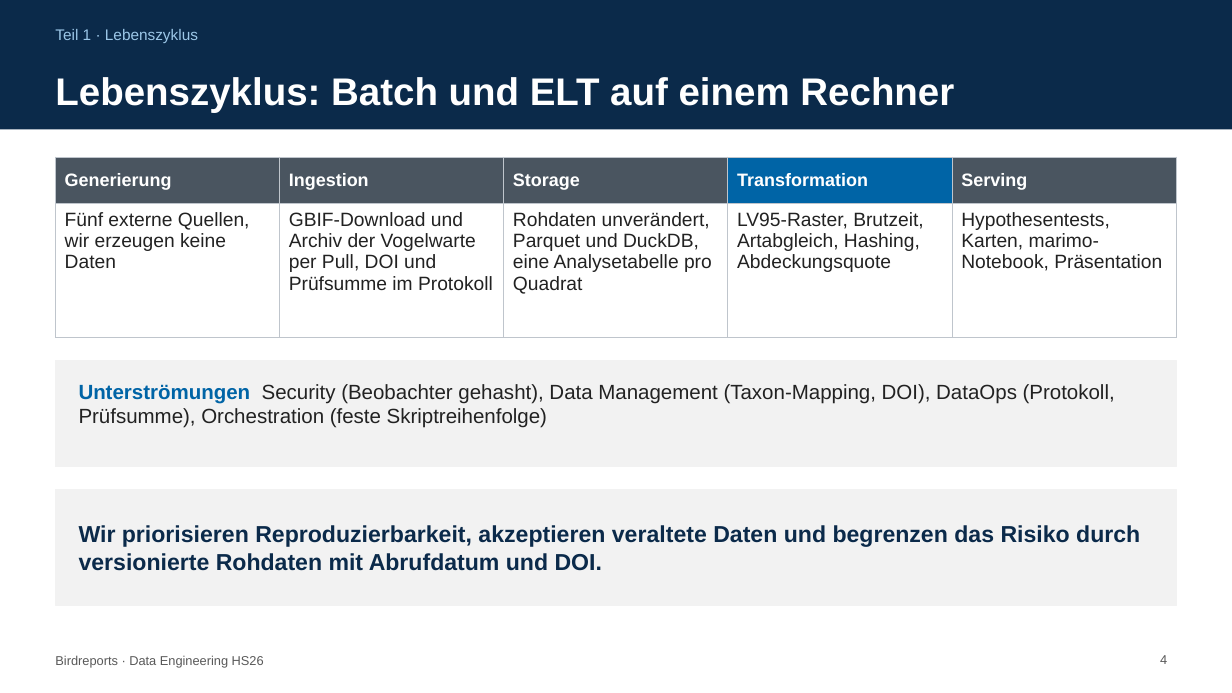
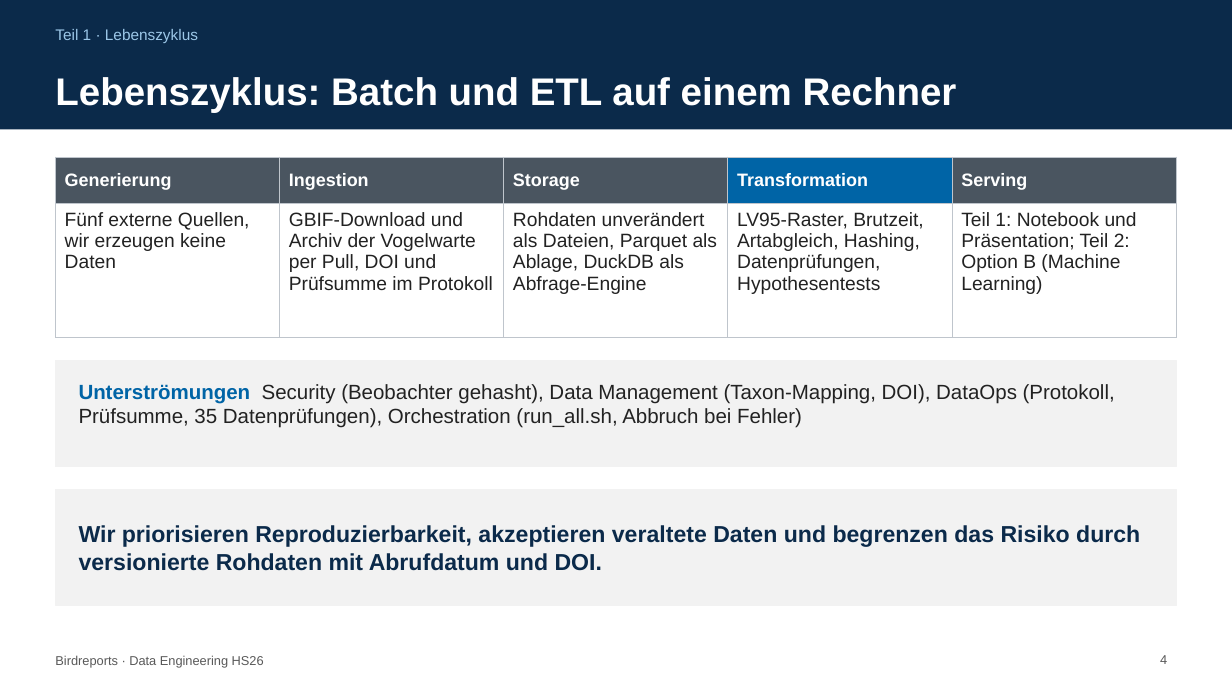
Before and after one commit to zhaw-marc/birdreports, a slide deck: slide 4 of docs/presentation/daeng_kolloquium1_rama_stermcnik_vogelmann_birdreports.pptx. Drawn at 1232x693 pixels with LibreOffice and Linux fonts; fonts in the diff are those of the drawing. Boxes give left, top, right and bottom in pixels: in the first picture for what was removed or moved away, otherwise in the second. Text is boxed around its words. In the diff, an @@ line names an element or a change of style, - is before the commit and + after.

```diff
--- a/docs/presentation/daeng_kolloquium1_rama_stermcnik_vogelmann_birdreports.pptx
+++ b/docs/presentation/daeng_kolloquium1_rama_stermcnik_vogelmann_birdreports.pptx
@@ title at bbox=[55, 77, 957, 113]: text changed @@
-Lebenszyklus: Batch und ELT auf einem Rechner
+Lebenszyklus: Batch und ETL auf einem Rechner
@@ table at bbox=[55, 157, 1178, 337] @@
-row 2: Fünf externe Quellen, wir erzeugen keine Daten | GBIF-Download und Archiv der Vogelwarte per Pull, DOI und Prüfsumme im Protokoll | Rohdaten unverändert, Parquet und DuckDB, eine Analysetabelle pro Quadrat | LV95-Raster, Brutzeit, Artabgleich, Hashing, Abdeckungsquote | Hypothesentests, Karten, marimo-Notebook, Präsentation
+row 2: Fünf externe Quellen, wir erzeugen keine Daten | GBIF-Download und Archiv der Vogelwarte per Pull, DOI und Prüfsumme im Protokoll | Rohdaten unverändert als Dateien, Parquet als Ablage, DuckDB als Abfrage-Engine | LV95-Raster, Brutzeit, Artabgleich, Hashing, Datenprüfungen, Hypothesentests | Teil 1: Notebook und Präsentation; Teil 2: Option B (Machine Learning)
@@ text at bbox=[79, 384, 1115, 428]: text changed @@
-Unterströmungen Security (Beobachter gehasht), Data Management (Taxon-Mapping, DOI), DataOps (Protokoll, Prüfsumme), Orchestration (feste Skriptreihenfolge)
+Unterströmungen Security (Beobachter gehasht), Data Management (Taxon-Mapping, DOI), DataOps (Protokoll, Prüfsumme, 35 Datenprüfungen), Orchestration (run_all.sh, Abbruch bei Fehler)
```
Also in this commit, not shown: 7 other slides changed, 1 slide added, 10 other files.
